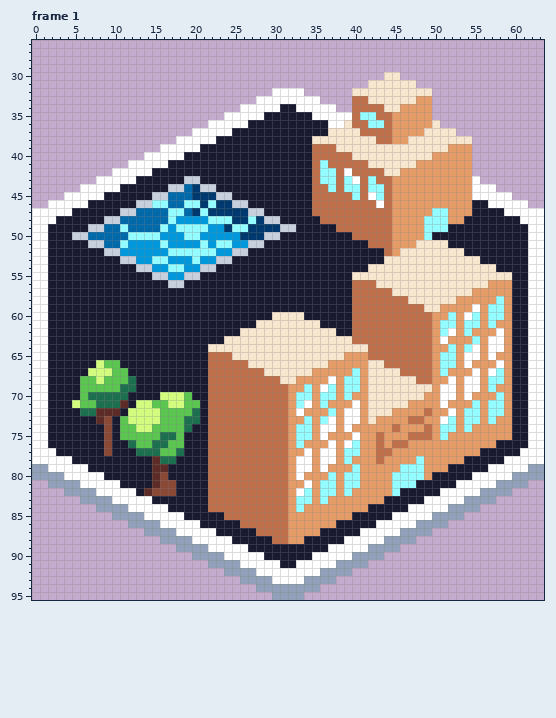
A pixel-art file gets an edit: Assets/Tiles.ase. Above, as it was before the edit.
64x96 pixels, 7 frames. Shown: frame 1: x 0..63, y 26..95. The commit also changed other frames, which this record leaves out.
The same view after the edit:
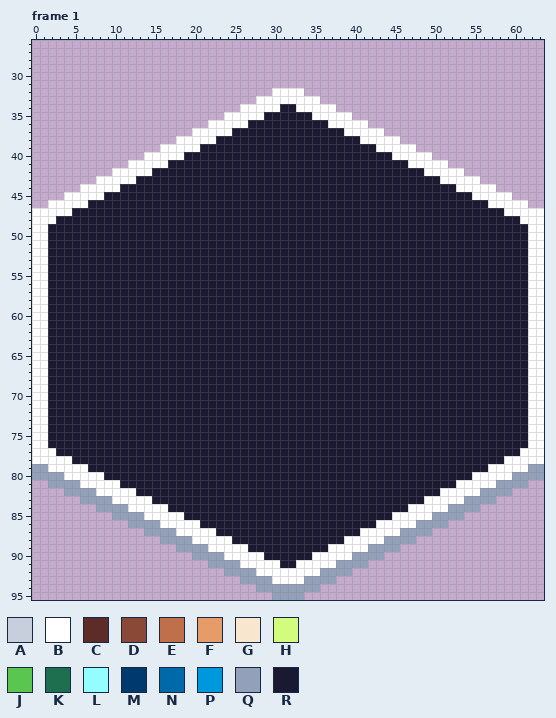
Palette (. is transparent): A #c7cfdd  B #ffffff  C #5d2c28  D #8a4836  E #bf6f4a  F #e69c69  G #f9e6cf  H #d3fc7e  J #5ac54f  K #1e6f50  L #94fdff  M #00396d  N #0069aa  P #0098dc  Q #92a1b9  R #1a1932
The edit:
layer "Group 1/Group 4 Copy/Town - Back" now hidden
layer "Group 1/Group 4 Copy/Town - Front" now hidden
Changed rows in their new state; - is an unchanged pixel.
Frame 1:
first column x 5:
30 ---------------------------------------..--------------
31 -------------------------------------......------------
32 -----------------------------------..........----------
33 -----------------------------------..........----------
34 -----------------------------------..........----------
35 -----------------------------------..........----------
36 ----------------------------------BBB.........---------
37 --------------------------------RRBBBBB.........-------
38 ------------------------------RRRRRRBBBBB.........-----
39 ------------------------------RRRRRRRRBBBBB.......-----
40 ------------------------------RRRRRRRRRRBBBBB.....-----
41 ------------------------------RRRRRRRRRRRRBBBBB...-----
42 ------------------------------RRRRRRRRRRRRRRBBBBB.-----
43 --------------RR--------------RRRRRRRRRRRRRRRRBBBB-----
44 ------------RRRRRR------------RRRRRRRRRRRRRRRRRRBB-----
45 ----------RRRRRRRRRR----------RRRRRRRRRRRRRRRRRRRR-----
46 --------RRRRRRRRRRRRRR--------RRRRRRRRRRRRRRRRRRRR-----
47 ------RRRRRRRRRRRRRRRRRR------RRRRRRRRRRRRRRRRRRRR-----
48 ----RRRRRRRRRRRRRRRRRRRRRR-----RRRRRRRRRRRRRRRRRR------
49 --RRRRRRRRRRRRRRRRRRRRRRRRRR-----RRRRRRRRRRRRRR--------
50 RRRRRRRRRRRRRRRRRRRRRRRRRR---------RRRRRRRRRR----------
51 --RRRRRRRRRRRRRRRRRRRRRR-------------RRRRRRRRRR--------
52 ----RRRRRRRRRRRRRRRRRR-----------------RRRRRRRRRR------
53 ------RRRRRRRRRRRRRR-------------------RRRRRRRRRRRR----
54 --------RRRRRRRRRR-------------------RRRRRRRRRRRRRRRR--
55 ----------RRRRRR-------------------RRRRRRRRRRRRRRRRRRRR
56 ------------RR---------------------RRRRRRRRRRRRRRRRRRRR
57 -----------------------------------RRRRRRRRRRRRRRRRRRRR
58 -----------------------------------RRRRRRRRRRRRRRRRRRRR
59 -----------------------------------RRRRRRRRRRRRRRRRRRRR
60 -------------------------RRRR------RRRRRRRRRRRRRRRRRRRR
61 -----------------------RRRRRRRR----RRRRRRRRRRRRRRRRRRRR
62 ---------------------RRRRRRRRRRRR--RRRRRRRRRRRRRRRRRRRR
63 -------------------RRRRRRRRRRRRRRRRRRRRRRRRRRRRRRRRRRRR
64 -----------------RRRRRRRRRRRRRRRRRRRRRRRRRRRRRRRRRRRRRR
65 -----------------RRRRRRRRRRRRRRRRRRRRRRRRRRRRRRRRRRRRRR
66 ---RRR-----------RRRRRRRRRRRRRRRRRRRRRRRRRRRRRRRRRRRRRR
67 --RRRRR----------RRRRRRRRRRRRRRRRRRRRRRRRRRRRRRRRRRRRRR
68 -RRRRRRR---------RRRRRRRRRRRRRRRRRRRRRRRRRRRRRRRRRRRRRR
69 -RRRRRRR---------RRRRRRRRRRRRRRRRRRRRRRRRRRRRRRRRRRRRRR
70 -RRRRRR----RRRR--RRRRRRRRRRRRRRRRRRRRRRRRRRRRRRRRRRRRRR
71 RRRRRRR-RRRRRRRR-RRRRRRRRRRRRRRRRRRRRRRRRRRRRRRRRRRRRRR
72 -RRRRR-RRRRRRRRR-RRRRRRRRRRRRRRRRRRRRRRRRRRRRRRRRRRRRRR
73 ---RR-RRRRRRRRRR-RRRRRRRRRRRRRRRRRRRRRRRRRRRRRRRRRRRRRR
74 ----R-RRRRRRRRR--RRRRRRRRRRRRRRRRRRRRRRRRRRRRRRRRRRRRRR
75 ----R-RRRRRRRR---RRRRRRRRRRRRRRRRRRRRRRRRRRRRRRRRRRRRRR
76 ----R--RRRRRRR---RRRRRRRRRRRRRRRRRRRRRRRRRRRRRRRRRRRR--
77 ----R---RRRRRR---RRRRRRRRRRRRRRRRRRRRRRRRRRRRRRRRRR----
78 ----------RRR----RRRRRRRRRRRRRRRRRRRRRRRRRRRRRRRR------
79 ----------RR-----RRRRRRRRRRRRRRRRRRRRRRRRRRRRRR--------
80 ----------RR-----RRRRRRRRRRRRRRRRRRRRRRRRRRRR----------
81 ----------RRR----RRRRRRRRRRRRRRRRRRRRRRRRRR------------
82 ---------RRRR----RRRRRRRRRRRRRRRRRRRRRRRR--------------
83 -----------------RRRRRRRRRRRRRRRRRRRRRR----------------
84 -----------------RRRRRRRRRRRRRRRRRRRR------------------
85 -------------------RRRRRRRRRRRRRRRR--------------------
86 ---------------------RRRRRRRRRRRR----------------------
87 -----------------------RRRRRRRR------------------------
88 -------------------------RRRR--------------------------
Pixel boxes of the changes (left, top, right, bottom) in both pictures:
changed: (72, 72, 512, 544)
